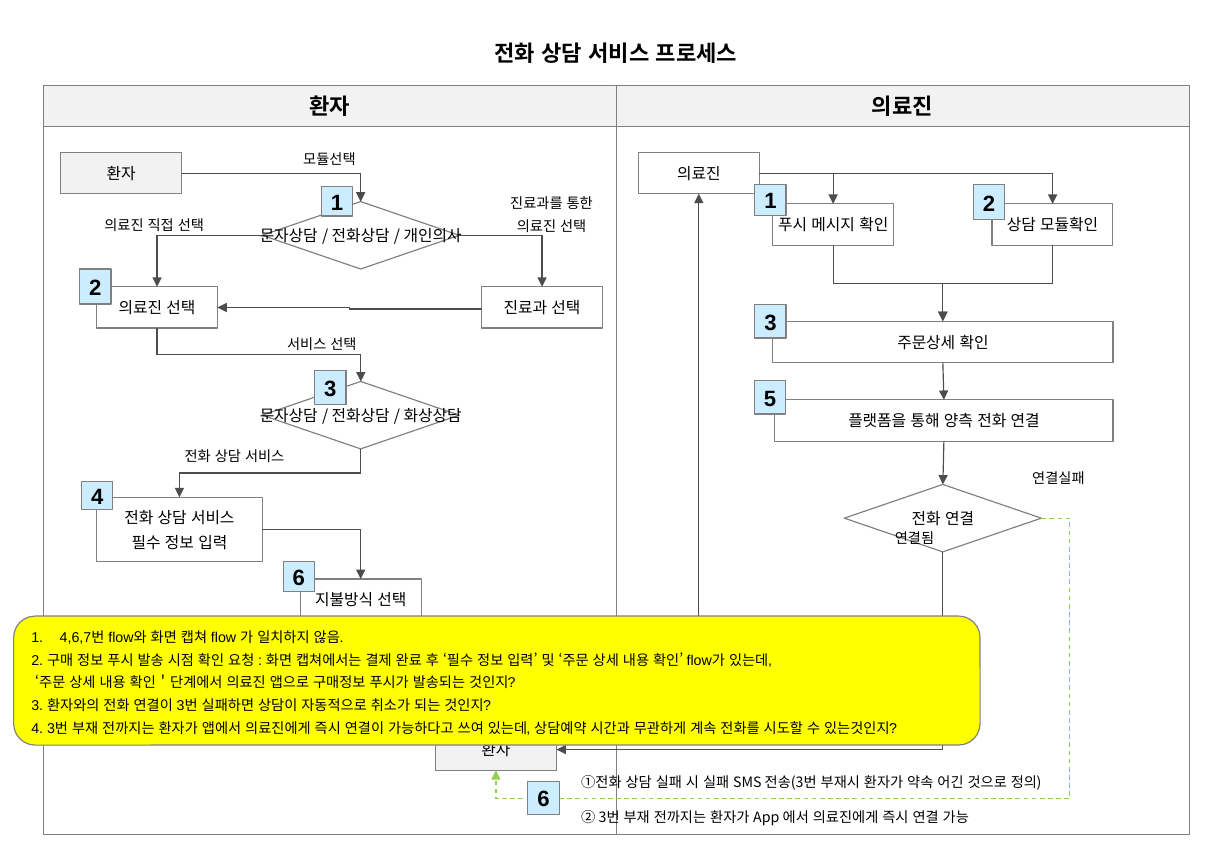
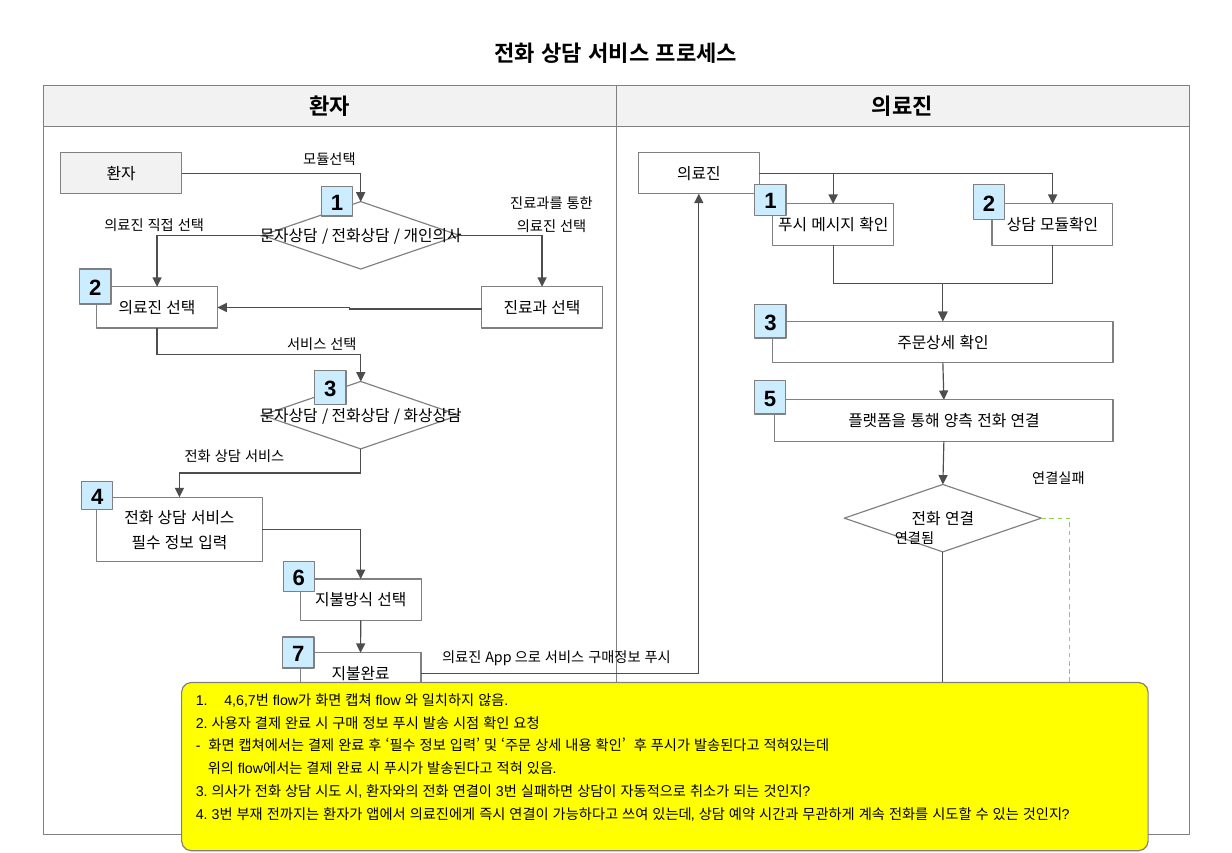
Before and after one commit to windsoccer/H160, a slide deck: slide 8 of 01 기획/03. 상담 서비스 Flow_健康160_상담 서비스 Flow_2019029.pptx (slide 9 before the commit). Drawn at 1232x853 pixels with LibreOffice and Linux fonts; fonts in the diff are those of the drawing. Boxes give left, top, right and bottom in pixels: in the first picture for what was removed or moved away, otherwise in the second. Text is boxed around its words. In the diff, an @@ line names an element or a change of style, - is before the commit and + after.

Commit message:
문의 내용 추가

```diff
--- a/01 기획/03. 상담 서비스 Flow_健康160_상담 서비스 Flow_2019029.pptx
+++ b/01 기획/03. 상담 서비스 Flow_健康160_상담 서비스 Flow_2019029.pptx
@@ arrow added from (361, 621) to (361, 653), #4D4D4D 0.75 pt @@
@@ rectangle added at (283,637,315,668), fill #CCECFF, outline #808080 0.75 pt, 14 pt, text #000000, bold @@
+7
@@ rectangle added at (300,653,421,694), outline #808080 0.75 pt, 10 pt, text #000000 @@
+지불완료
@@ text added at (442,648,671,667), 9 pt, text #000000 @@
+의료진 App 으로 서비스 구매정보 푸시
@@ rounded rectangle "4,6,7번 flow가 화면 캡쳐 flow ...": place and size @@
-rounded rectangle "4,6,7번 flow가 화면 캡쳐 flow ..." at (14,617,981,745)
+rounded rectangle "4,6,7번 flow가 화면 캡쳐 flow ..." at (182,683,1149,851)
@@ rounded rectangle "4,6,7번 flow가 화면 캡쳐 flow ..." at (182,683,1149,851): proportions changed @@
@@ text in rounded rectangle at (196,693,1070,821): text changed @@
-1. 4,6,7번 flow와 화면 캡쳐 flow 가 일치하지 않음.
-2. 구매 정보 푸시 발송 시점 확인 요청 : 화면 캡쳐에서는 결제 완료 후 ‘필수 정보 입력’ 및 ‘주문 상세 내용 확인’ flow가 있는데,
-‘주문 상세 내용 확인＇단계에서 의료진 앱으로 구매정보 푸시가 발송되는 것인지?
-3. 환자와의 전화 연결이 3번 실패하면 상담이 자동적으로 취소가 되는 것인지?
-4. 3번 부재 전까지는 환자가 앱에서 의료진에게 즉시 연결이 가능하다고 쓰여 있는데, 상담예약 시간과 무관하게 계속 전화를 시도할 수 있는것인지?
+1. 4,6,7번 flow가 화면 캡쳐 flow 와 일치하지 않음.
+2. 사용자 결제 완료 시 구매 정보 푸시 발송 시점 확인 요청
+- 화면 캡쳐에서는 결제 완료 후 ‘필수 정보 입력’ 및 ‘주문 상세 내용 확인’ 후 푸시가 발송된다고 적혀있는데
+위의 flow에서는 결제 완료 시 푸시가 발송된다고 적혀 있음.
+3. 의사가 전화 상담 시도 시, 환자와의 전화 연결이 3번 실패하면 상담이 자동적으로 취소가 되는 것인지?
+4. 3번 부재 전까지는 환자가 앱에서 의료진에게 즉시 연결이 가능하다고 쓰여 있는데, 상담 예약 시간과 무관하게 계속 전화를 시도할 수 있는 것인지?
@@ rectangle removed at (436,729,556,770) @@
-환자
@@ text removed at (716,723,786,734) @@
-전화 상담 서비스 진행
@@ text removed at (581,773,1042,792) @@
-①전화 상담 실패 시 실패 SMS 전송(3번 부재시 환자가 약속 어긴 것으로 정의)
@@ rectangle removed at (528,782,560,815) @@
-6
@@ text removed at (581,808,969,827) @@
-② 3번 부재 전까지는 환자가 App 에서 의료진에게 즉시 연결 가능
```
Also in this commit, not shown: 14 other slides changed, 1 slide removed.
